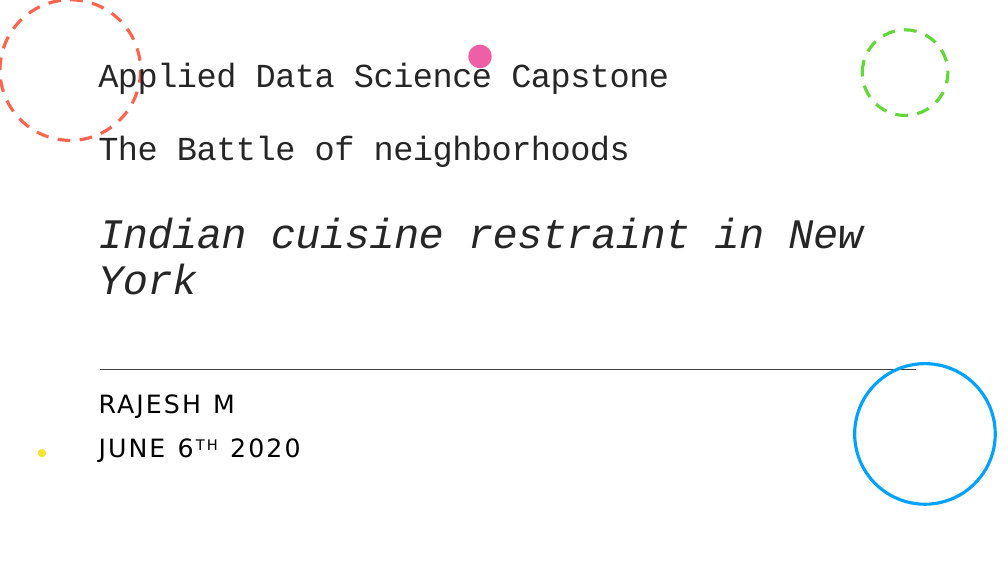
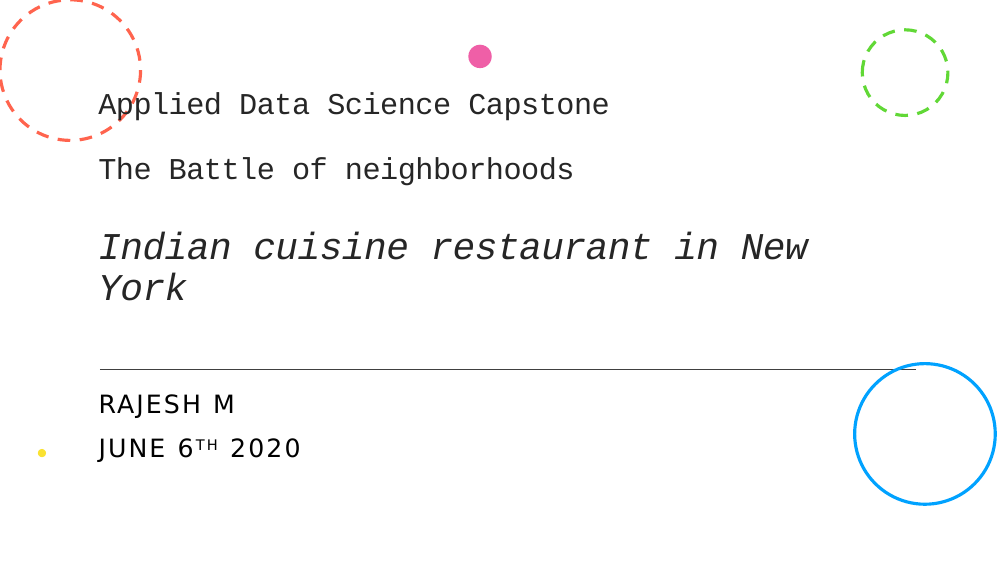
Before and after one commit to rajesh1804/Applied-Data-Science-Capstone-Project, a slide deck: slide 1 of The Battle of Neighborhoods/Week 4/Applied Data Science Capstone - Part 2.pptx. Drawn at 1008x567 pixels with LibreOffice and Linux fonts; fonts in the diff are those of the drawing. Boxes give left, top, right and bottom in pixels: in the first picture for what was removed or moved away, otherwise in the second. Text is boxed around its words. In the diff, an @@ line names an element or a change of style, - is before the commit and + after.

Commit message:
Week 5
The Battle of Neighborhoods (Week 2)

```diff
--- a/The Battle of Neighborhoods/Week 4/Applied Data Science Capstone - Part 2.pptx
+++ b/The Battle of Neighborhoods/Week 4/Applied Data Science Capstone - Part 2.pptx
@@ title at (x1=98, y1=92, x2=808, y2=301): text changed; size 32 to 28.8 pt @@
-Applied Data Science Capstone
-The Battle of neighborhoods
-Indian cuisine restraint in New York
+Applied Data Science Capstone
+The Battle of neighborhoods
+Indian cuisine restaurant in New York
```
Also in this commit, not shown: 4 other files.
